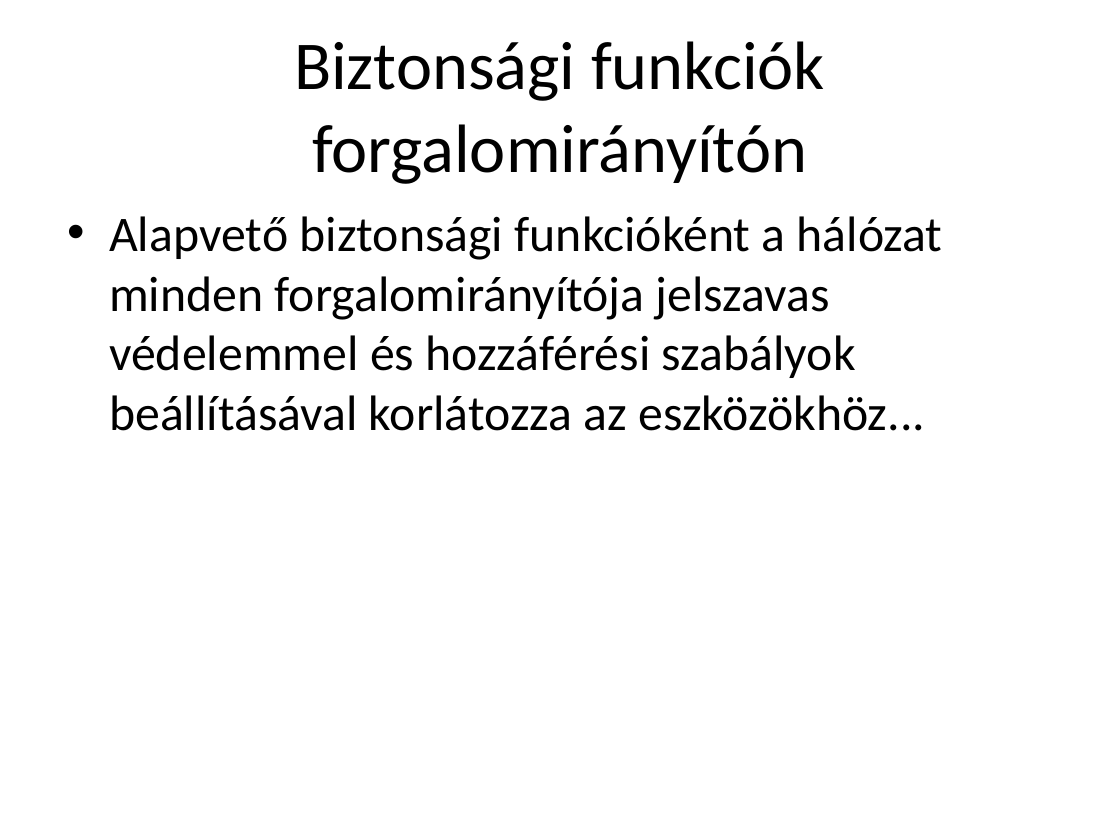
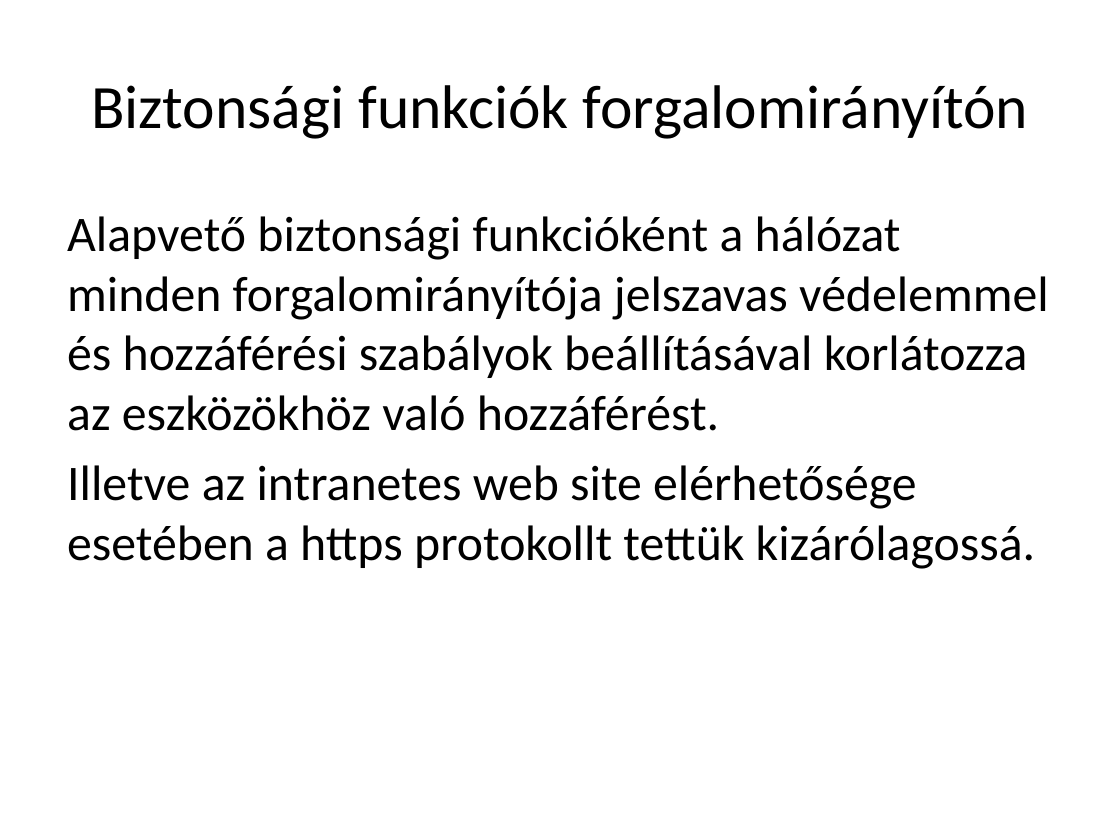
Before and after one commit to LocskaG/Uzemelteto_vizsgaremek_2024, a slide deck: slide 12 of BEMUTATÓ/Halozattervezesi_vizsgaremek_ppt.pptx (slide 11 before the commit). Drawn at 1120x840 pixels with LibreOffice and Linux fonts; fonts in the diff are those of the drawing. Boxes give left, top, right and bottom in pixels: in the first picture for what was removed or moved away, otherwise in the second. Text is boxed around its words. In the diff, an @@ line names an element or a change of style, - is before the commit and + after.

```diff
--- a/BEMUTATÓ/Halozattervezesi_vizsgaremek_ppt.pptx
+++ b/BEMUTATÓ/Halozattervezesi_vizsgaremek_ppt.pptx
@@ title "Biztonsági funkciók forgalomirányítón" at (91, 85, 1028, 139): size 44 to 39.6 pt @@
@@ text at (67, 216, 1049, 569): text changed @@
-• Alapvető biztonsági funkcióként a hálózat minden forgalomirányítója jelszavas védelemmel és hozzáférési szabályok beállításával korlátozza az eszközökhöz...
+Alapvető biztonsági funkcióként a hálózat minden forgalomirányítója jelszavas védelemmel és hozzáférési szabályok beállításával korlátozza az eszközökhöz való hozzáférést.
+Illetve az intranetes web site elérhetősége esetében a https protokollt tettük kizárólagossá.
```
Also in this commit, not shown: 12 other slides changed, 2 slides added, 5 slides removed.
